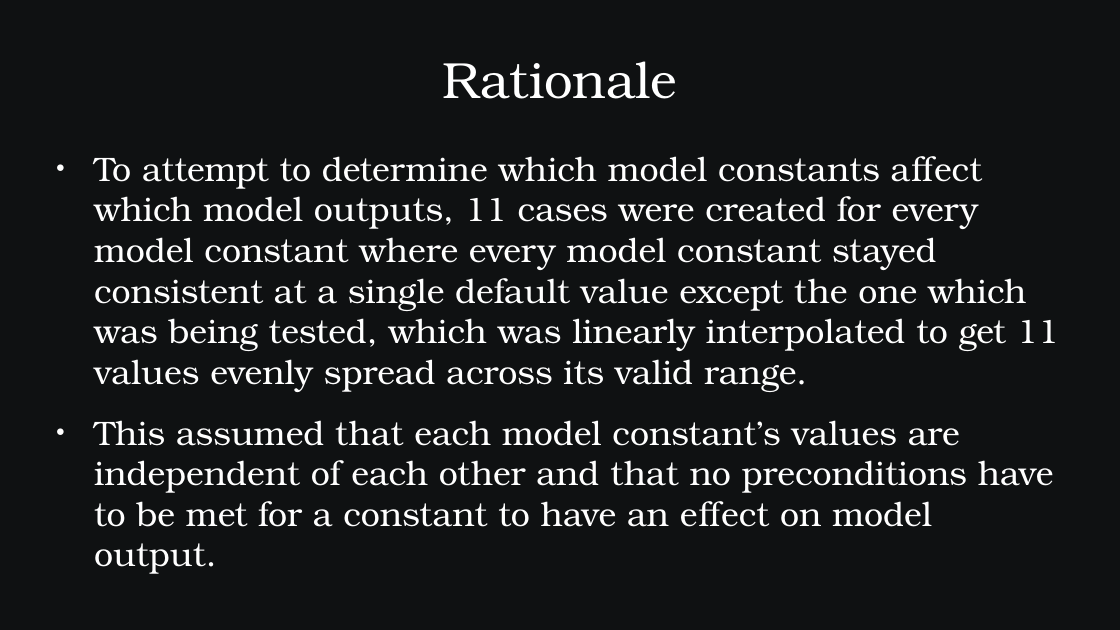
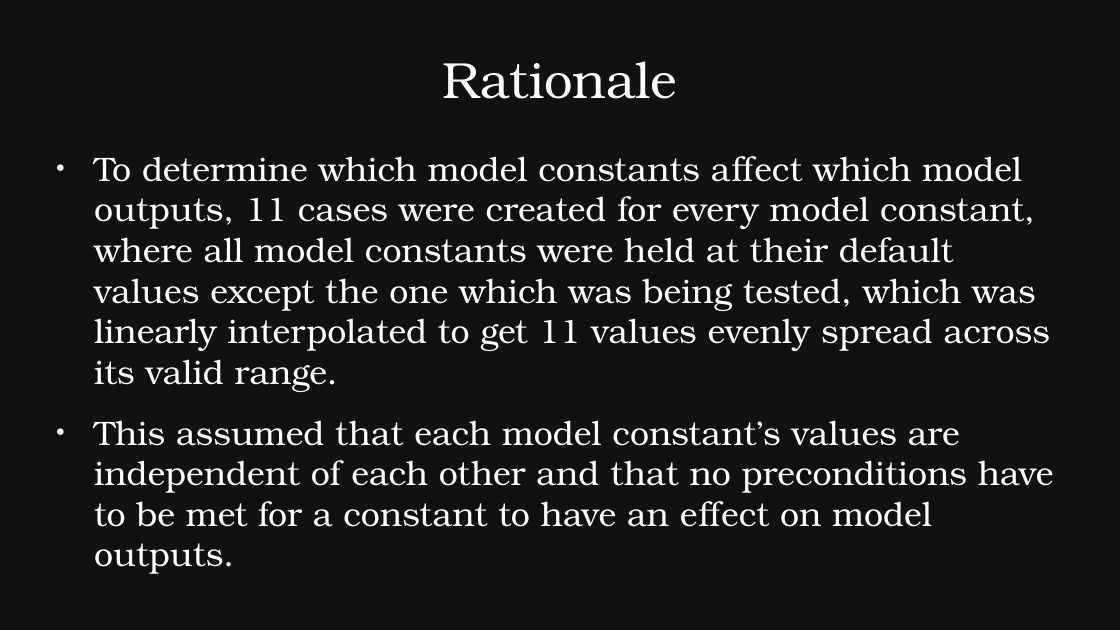
Before and after one commit to SamAllen06/lake_temp_work, a slide deck: slide 17 of documentation/for_collaborators/AnalysisOverview.pptx (slide 18 before the commit). Drawn at 1120x630 pixels with LibreOffice and Linux fonts; fonts in the diff are those of the drawing. Boxes give left, top, right and bottom in pixels: in the first picture for what was removed or moved away, otherwise in the second. Text is boxed around its words. In the diff, an @@ line names an element or a change of style, - is before the commit and + after.

Commit message:
Update slides

```diff
--- a/documentation/for_collaborators/AnalysisOverview.pptx
+++ b/documentation/for_collaborators/AnalysisOverview.pptx
@@ text at [94,156,1054,574]: text changed @@
-● To attempt to determine which model constants affect which model outputs, 11 cases were created for every model constant where every model constant stayed consistent at a single default value except the one which was being tested, which was linearly interpolated to get 11 values evenly spread across its valid range.
-● This assumed that each model constant’s values are independent of each other and that no preconditions have to be met for a constant to have an effect on model output.
+● To determine which model constants affect which model outputs, 11 cases were created for every model constant, where all model constants were held at their default values except the one which was being tested, which was linearly interpolated to get 11 values evenly spread across its valid range.
+● This assumed that each model constant’s values are independent of each other and that no preconditions have to be met for a constant to have an effect on model outputs.
```
Also in this commit, not shown: 19 other slides changed.
